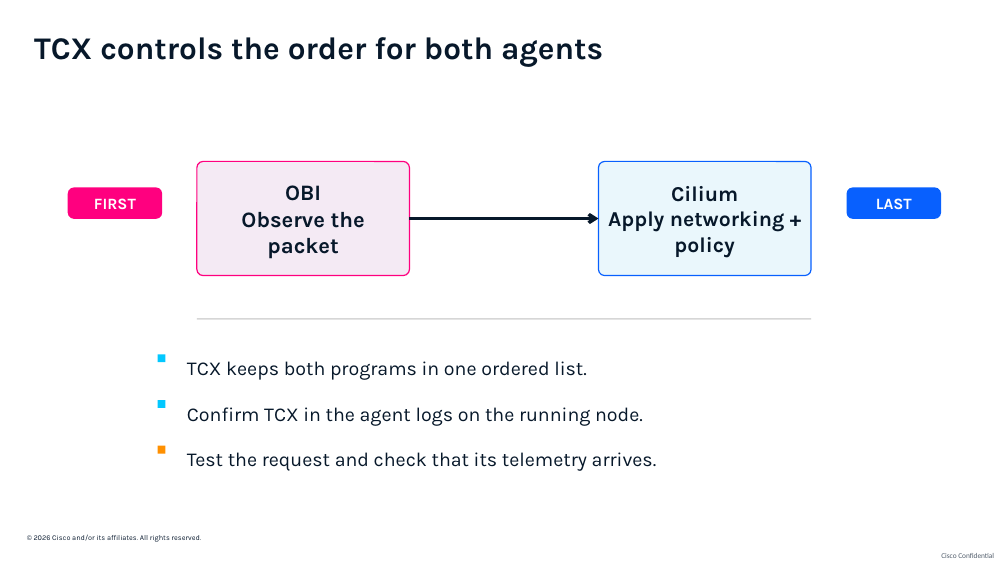
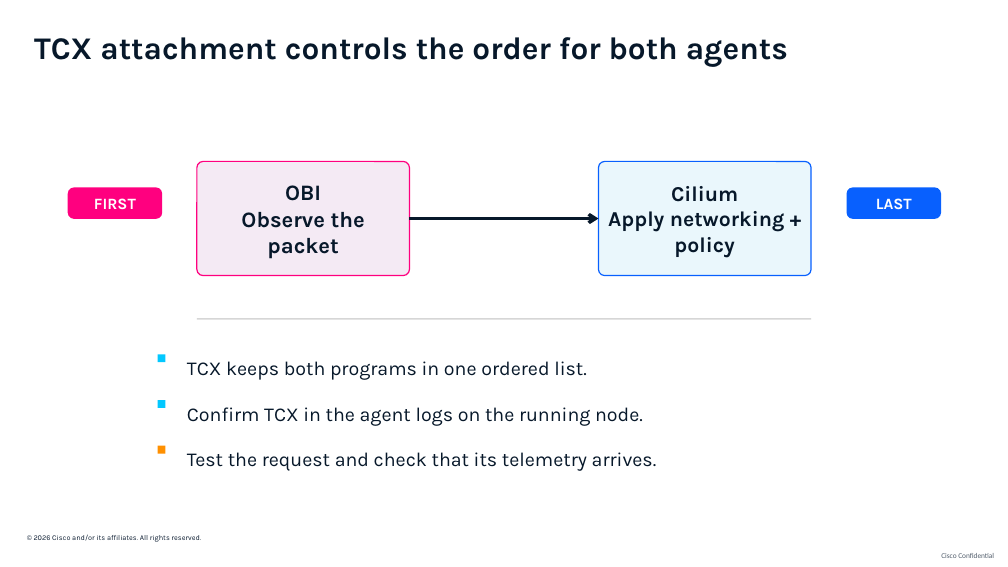
Before and after one commit to ajimenez1503/cilium-obi-demo, a slide deck: slide 13 of slides/cilium-obi-session-deck-latest.pptx. Drawn at 1008x567 pixels with LibreOffice and Linux fonts; fonts in the diff are those of the drawing; background and template pictures are left out. Boxes give left, top, right and bottom in pixels: in the first picture for what was removed or moved away, otherwise in the second. Text is boxed around its words. In the diff, an @@ line names an element or a change of style, - is before the commit and + after.

```diff
--- a/slides/cilium-obi-session-deck-latest.pptx
+++ b/slides/cilium-obi-session-deck-latest.pptx
@@ text at (34, 37, 788, 67): text changed @@
-TCX controls the order for both agents
+TCX attachment controls the order for both agents
```
Also in this commit, not shown: 7 other slides changed, 1 slide added, 1 slide removed.
